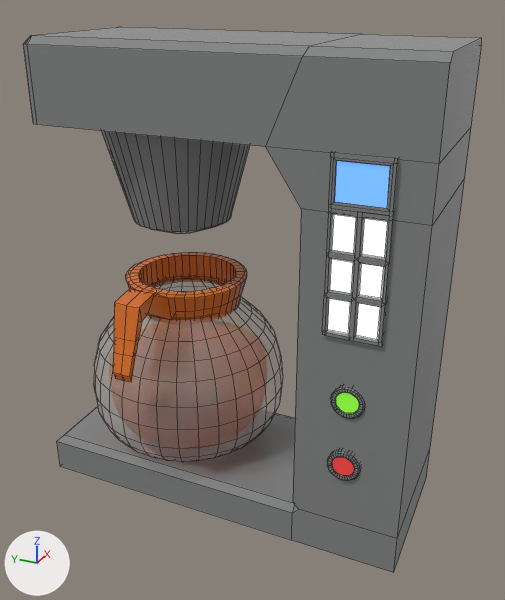
Renders of the Blender file maps/New styles/Dimensional/Andrea/coffee machine UV.blend from each side of a commit.
The view is the same before and after, from a camera (50 mm lens) standing at (-2.96, -1.4, 2.56) and looking at (-0.04, -0.09, 1.11). Every picture has the same lights, and +X, +Y and +Z are marked at lower left. Mesh edges are drawn as thin lines.
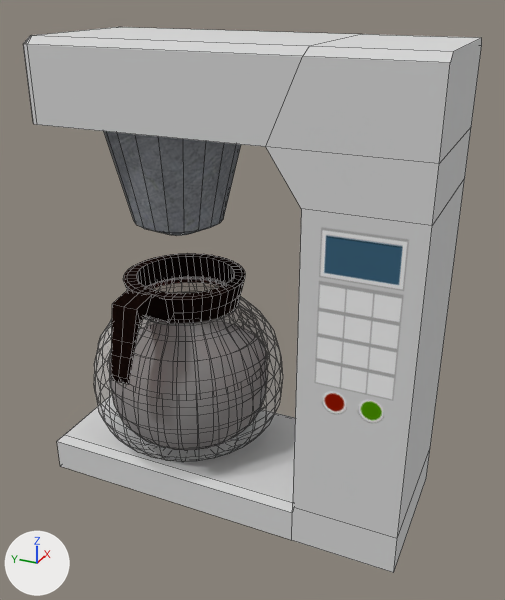
Where the newer file only moved an object's origin or applied its transform, the numbers keep the older frame.

Pixel boxes [x1, y1, x2, y2] of what changed, in the pictures (505 x 600 px; the box of a moved part takes in the faces that stretch with it):
part 1 of me_cube_055, deleted: before [331, 386, 365, 419]
part 2 of me_cube_055, deleted: before [327, 451, 360, 481]
part 3 of me_cube_055, deleted: before [322, 152, 399, 347]
part 4 of me_cube_055, moved or reshaped: before [102, 131, 250, 382]; after [104, 131, 245, 384]
part 5 of me_cube_055, moved or reshaped: [292, 209, 432, 573] in both
part 6 of me_cube_055, recoloured: [23, 27, 482, 570] in both
part 7 of me_cube_055, recoloured (brown): before [94, 278, 283, 462]
part 8 of me_cube_055, recoloured: after [109, 321, 268, 450]

The change in detail:
Picture 'coffee machine Texture.png' (img_coffee_machine_texture_png) is new.
Material 'Material.002' (mat_material_002) is new.
Uses the picture img_coffee_machine_texture_png.
me_cube_055 is used by ob_cube_009; location (0.0, 0.0, 1.161).
me_cube_055 had 1648 vertices, 1497 faces and spanned x -0.62..0.53, y -0.99..0.99, z -1.18..1.18.
me_cube_055 no longer uses material mat_red (red #ac3232).
me_cube_055 no longer uses material mat_white_002 (blue #cbdbfc).
me_cube_055 no longer uses material mat_orange_plastic (orange #df7126).
me_cube_055 no longer uses material mat_uppolstery_blue (blue #639bff).
me_cube_055 no longer uses material mat_green (green #6abe30).
me_cube_055 now has 1248 vertices, 1177 faces and spans x -0.64..0.53, y -0.99..0.99, z -1.18..1.18.
me_cube_055 part 1: the loose piece of 160 vertices spanning x -0.4..-0.36, y -0.78..-0.63, z -0.37..-0.21 is deleted.
me_cube_055 part 2: the loose piece of 160 vertices spanning x -0.4..-0.36, y -0.78..-0.63, z -0.72..-0.56 is deleted.
me_cube_055 part 3: the loose piece of 140 vertices spanning x -0.4..-0.38, y -0.84..-0.58, z 0.02..0.81 is deleted.
me_cube_055 part 4: 42 vertices moved from x -0.26..0.27, y 0.08..0.59, z -0.14..0.31 to x -0.28..0.27, y 0.08..0.6, z -0.14..0.31; 392 vertices removed from x -0.62..0.45, y -0.07..0.74, z -0.31..0.91; 452 vertices added at x -0.64..0.46, y -0.13..0.77, z -0.5..0.91.
me_cube_055 part 5: 1 vertex moved from x -0.38, y -0.5, z -0.97 to x -0.38, y -0.46, z -0.97.
me_cube_055 part 6: 48 faces spanning x -0.38..0.38, y -0.99..0.99, z -1.18..1.18 switch from mat_grey_plastic_002 (grey #878888) to mat_material_002.
me_cube_055 part 7: 434 faces spanning x -0.52..0.53, y -0.2..0.85, z -0.98..-0.13 switch from mat_glass (white #e7e7e7) to mat_material_002.
me_cube_055 part 8: 289 faces spanning x -0.43..0.45, y -0.12..0.76, z -0.95..-0.47 switch from mat_coffee (brown #502500) to mat_material_002.
